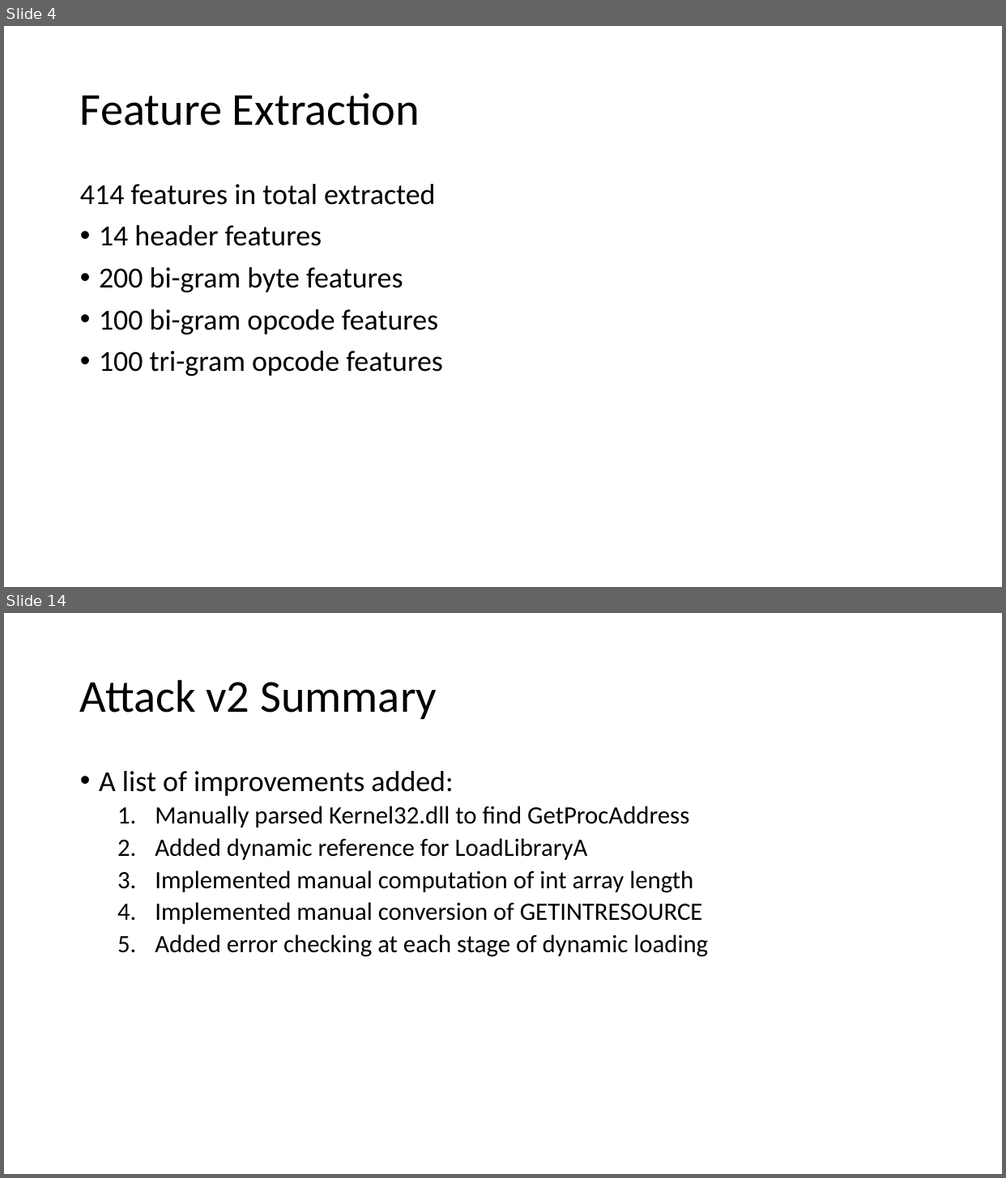
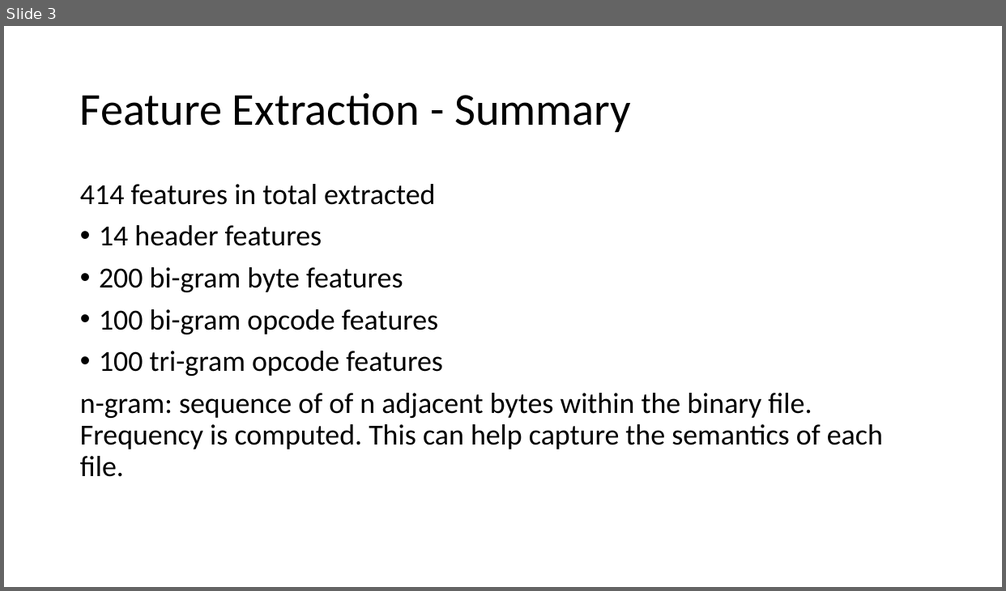
Before and after one commit to jgmuir/CSCE689_Team, a slide deck: defender/DefenderSlides.pptx. Shown one above the other, each under a label of ours: slides 4 and 14 before the commit, slide 3 after it; the slides between them are not shown. The pictures are 1006x1178 and 1006x591 pixels, drawn with LibreOffice and Linux fonts; fonts in the diff are those of the drawing. Boxes give left, top, right and bottom in pixels: in the first picture for what was removed or moved away, otherwise in the second. Text is boxed around its words. In the diff, an @@ line names an element or a change of style, - is before the commit and + after.

```diff
--- a/defender/DefenderSlides.pptx
+++ b/defender/DefenderSlides.pptx
@@ slide 14 removed at (4, 613, 1002, 1174), background #FFFFFF @@
@@ title removed at (80, 679, 437, 719) @@
-Attack v2 Summary
@@ text removed at (99, 771, 708, 957) @@
-• A list of improvements added:
-  1. Manually parsed Kernel32.dll to find GetProcAddress
-  2. Added dynamic reference for LoadLibraryA
-  3. Implemented manual computation of int array length
-  4. Implemented manual conversion of GETINTRESOURCE
-  5. Added error checking at each stage of dynamic loading
@@ what was slide 4 is now slide 3 @@
@@ slide 3 changed as well @@
@@ title at (80, 93, 631, 132): text changed @@
-Feature Extraction
+Feature Extraction - Summary
@@ text at (80, 393, 883, 477): paragraph added @@
+n-gram: sequence of of n adjacent bytes within the binary file. Frequency is computed. This can help capture the semantics of each file.
```
Also in this commit, not shown: 1 other slide changed, 12 slides added, 30 other slides removed, 1 other file.
